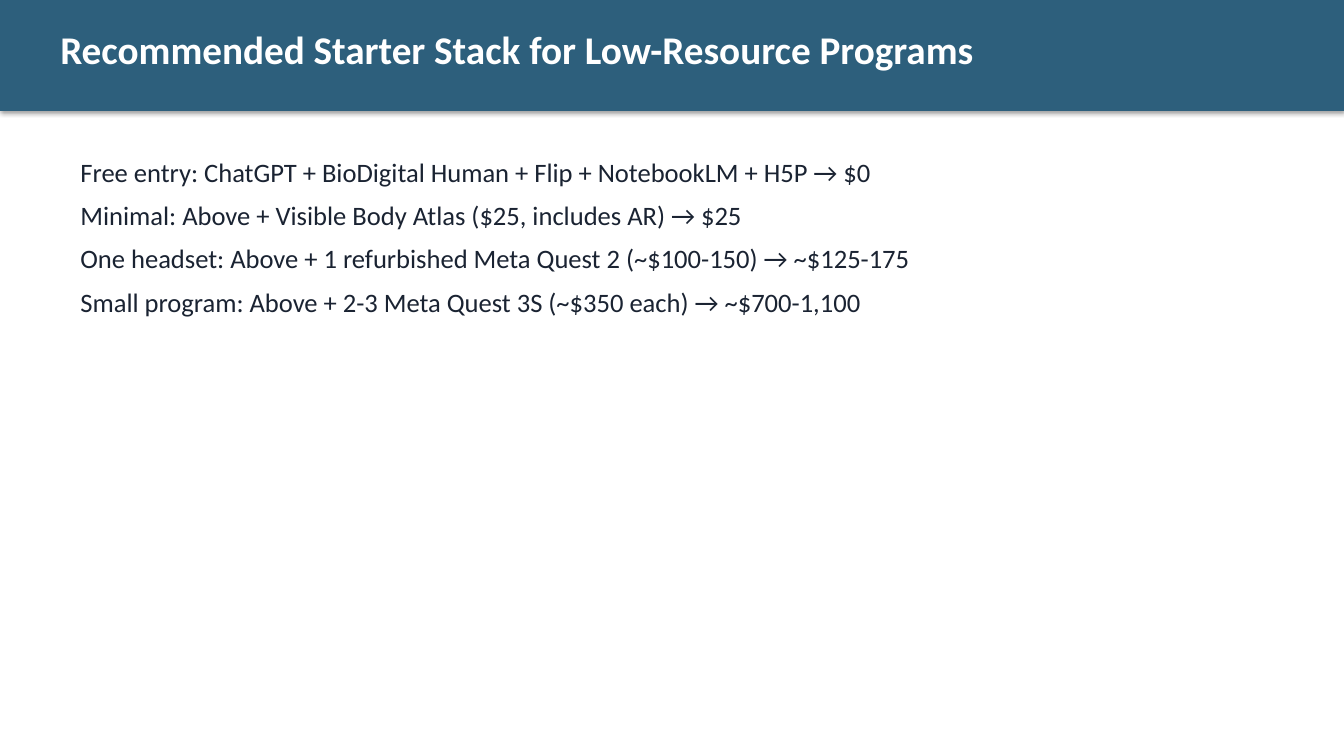
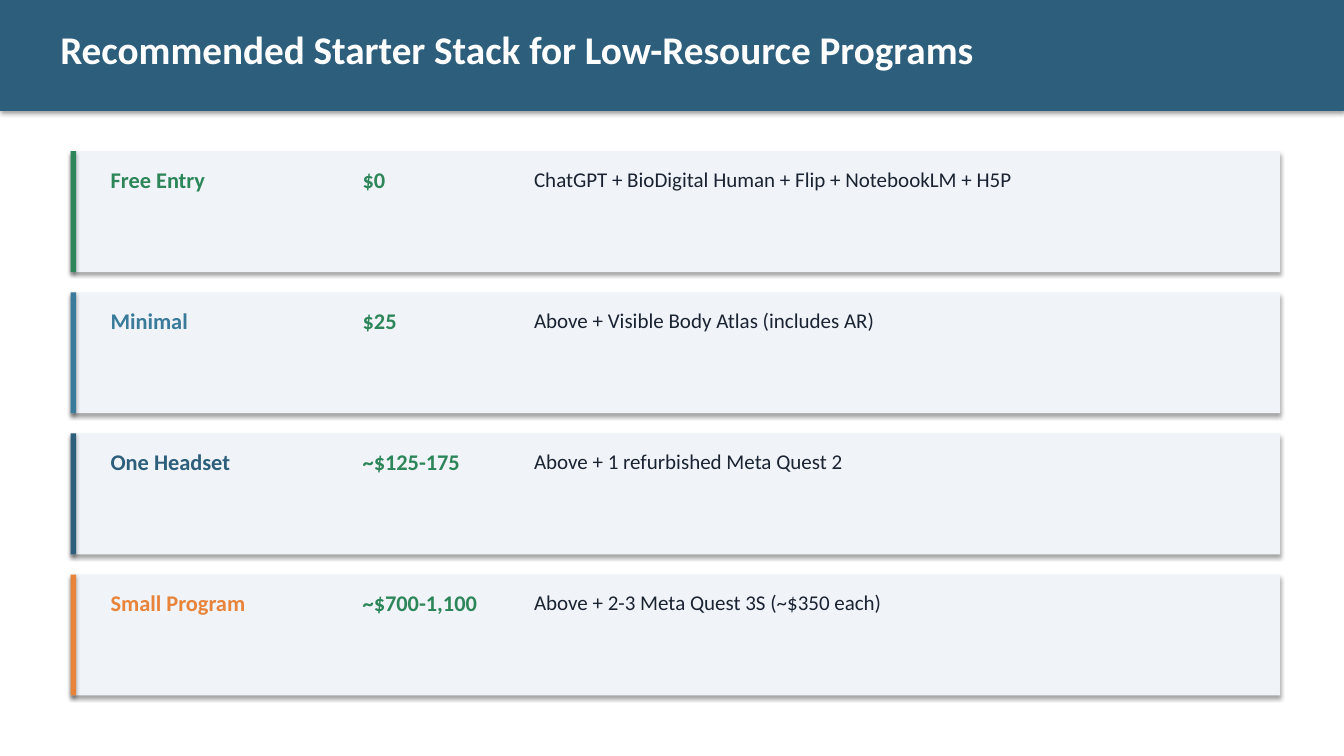
Before and after one commit to diana-brewer/digital-learning-unlocked, a slide deck: slide 23 of Digital Learning Unlocked - Slide Deck.pptx. Drawn at 1344x756 pixels with LibreOffice and Linux fonts; fonts in the diff are those of the drawing. Boxes give left, top, right and bottom in pixels: in the first picture for what was removed or moved away, otherwise in the second. Text is boxed around its words. In the diff, an @@ line names an element or a change of style, - is before the commit and + after.

```diff
--- a/Digital Learning Unlocked - Slide Deck.pptx
+++ b/Digital Learning Unlocked - Slide Deck.pptx
@@ rectangle added at (71,151,1280,272), fill #F0F4F8 @@
@@ rectangle added at (71,151,77,272), fill #2D8659 @@
@@ text removed at (80,163,910,317) @@
-Free entry: ChatGPT + BioDigital Human + Flip + NotebookLM + H5P → $0
-Minimal: Above + Visible Body Atlas ($25, includes AR) → $25
-One headset: Above + 1 refurbished Meta Quest 2 (~$100-150) → ~$125-175
-Small program: Above + 2-3 Meta Quest 3S (~$350 each) → ~$700-1,100
@@ text added at (111,173,205,192), 16 pt, text #2D8659, bold @@
+Free Entry
@@ text added at (363,173,386,191), 16 pt, text #2D8659, bold @@
+$0
@@ text added at (534,172,1012,191), 15 pt, text #1A2332 @@
+ChatGPT + BioDigital Human + Flip + NotebookLM + H5P
@@ rectangle added at (71,292,1280,413), fill #F0F4F8 @@
@@ rectangle added at (71,292,77,413), fill #3A7A9A @@
@@ text added at (111,313,188,329), 16 pt, text #3A7A9A, bold @@
+Minimal
@@ text added at (363,314,397,332), 16 pt, text #2D8659, bold @@
+$25
@@ text added at (534,313,874,332), 15 pt, text #1A2332 @@
+Above + Visible Body Atlas (includes AR)
@@ rectangle added at (71,434,1280,555), fill #F0F4F8 @@
@@ rectangle added at (71,434,77,555), fill #2D5F7C @@
@@ text added at (111,454,230,470), 16 pt, text #2D5F7C, bold @@
+One Headset
@@ text added at (363,455,460,473), 16 pt, text #2D8659, bold @@
+~$125-175
@@ text added at (534,454,843,472), 15 pt, text #1A2332 @@
+Above + 1 refurbished Meta Quest 2
@@ rectangle added at (71,575,1280,696), fill #F0F4F8 @@
@@ rectangle added at (71,575,77,696), fill #E8833A @@
@@ text added at (111,595,245,615), 16 pt, text #E8833A, bold @@
+Small Program
@@ text added at (363,596,477,614), 16 pt, text #2D8659, bold @@
+~$700-1,100
@@ text added at (534,595,881,613), 15 pt, text #1A2332 @@
+Above + 2-3 Meta Quest 3S (~$350 each)
```
Also in this commit, not shown: 20 other slides changed.
